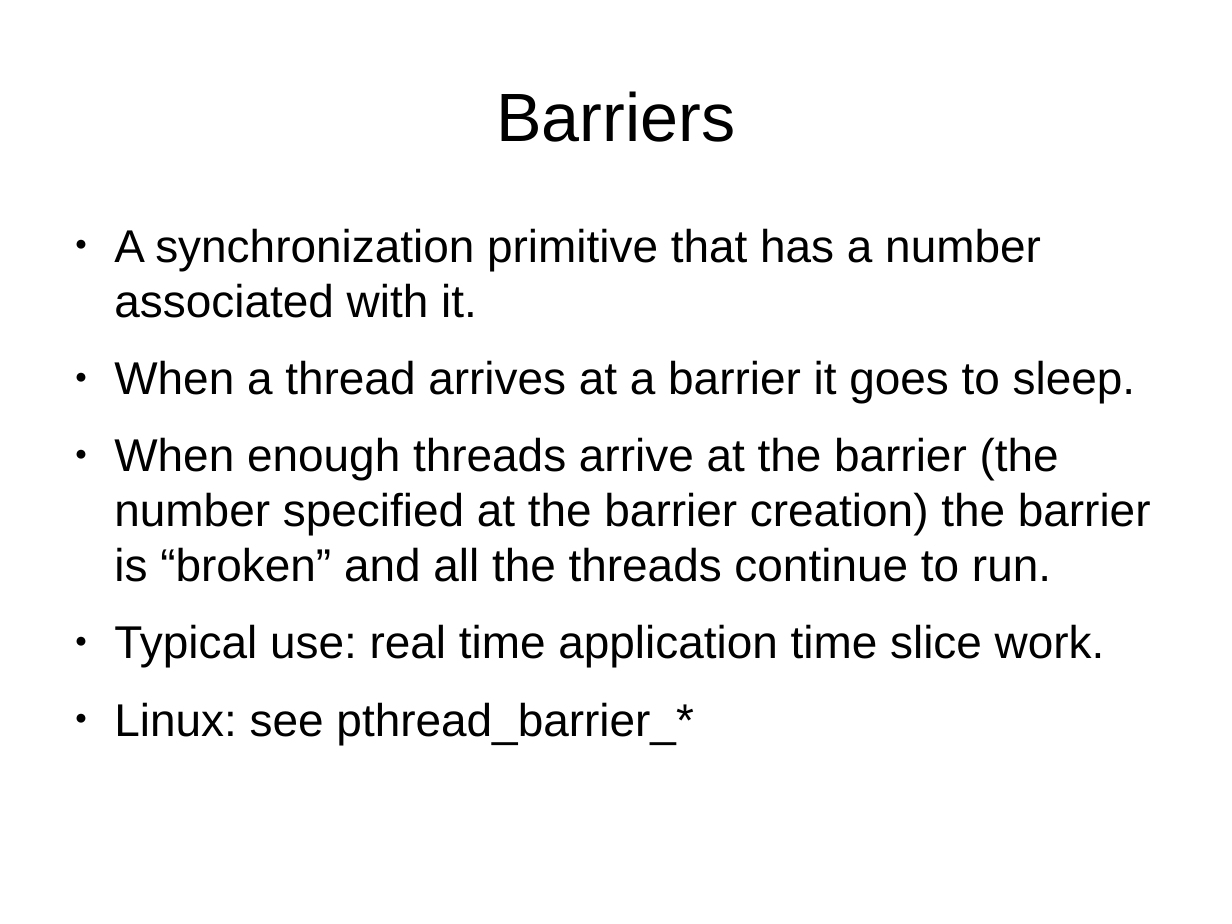
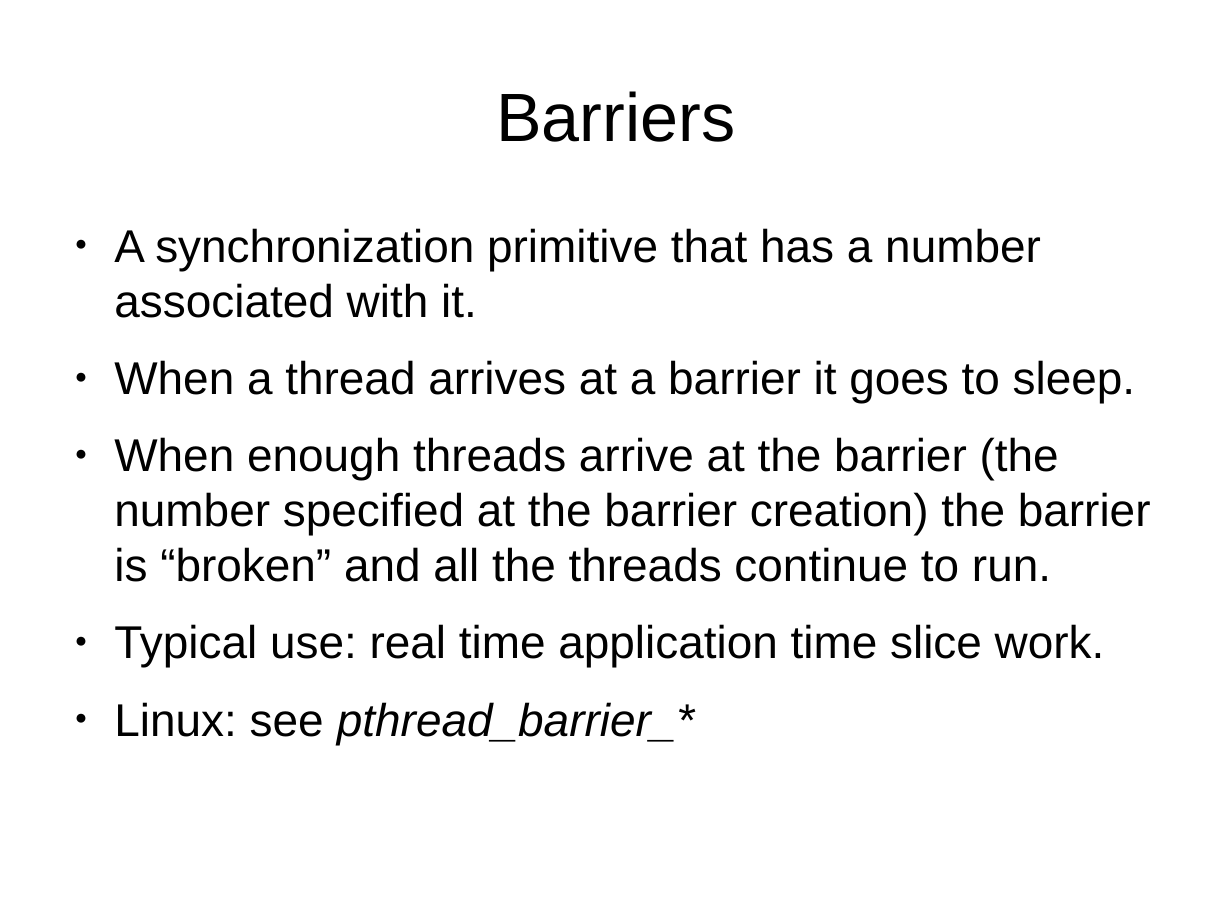
Before and after one commit to veltzer/demos-linux, a slide deck: slide 62 of doc/odp/multicore.odp. Drawn at 1232x924 pixels with LibreOffice and Linux fonts; fonts in the diff are those of the drawing. Boxes give left, top, right and bottom in pixels: in the first picture for what was removed or moved away, otherwise in the second. Text is boxed around its words. In the diff, an @@ line names an element or a change of style, - is before the commit and + after.

```diff
--- a/doc/odp/multicore.odp
+++ b/doc/odp/multicore.odp
@@ text at <box>114,702,694,745</box>: italic on in "pthread_barrier_*" @@
```
Also in this commit, not shown: 2 other slides changed, 3 other files.
